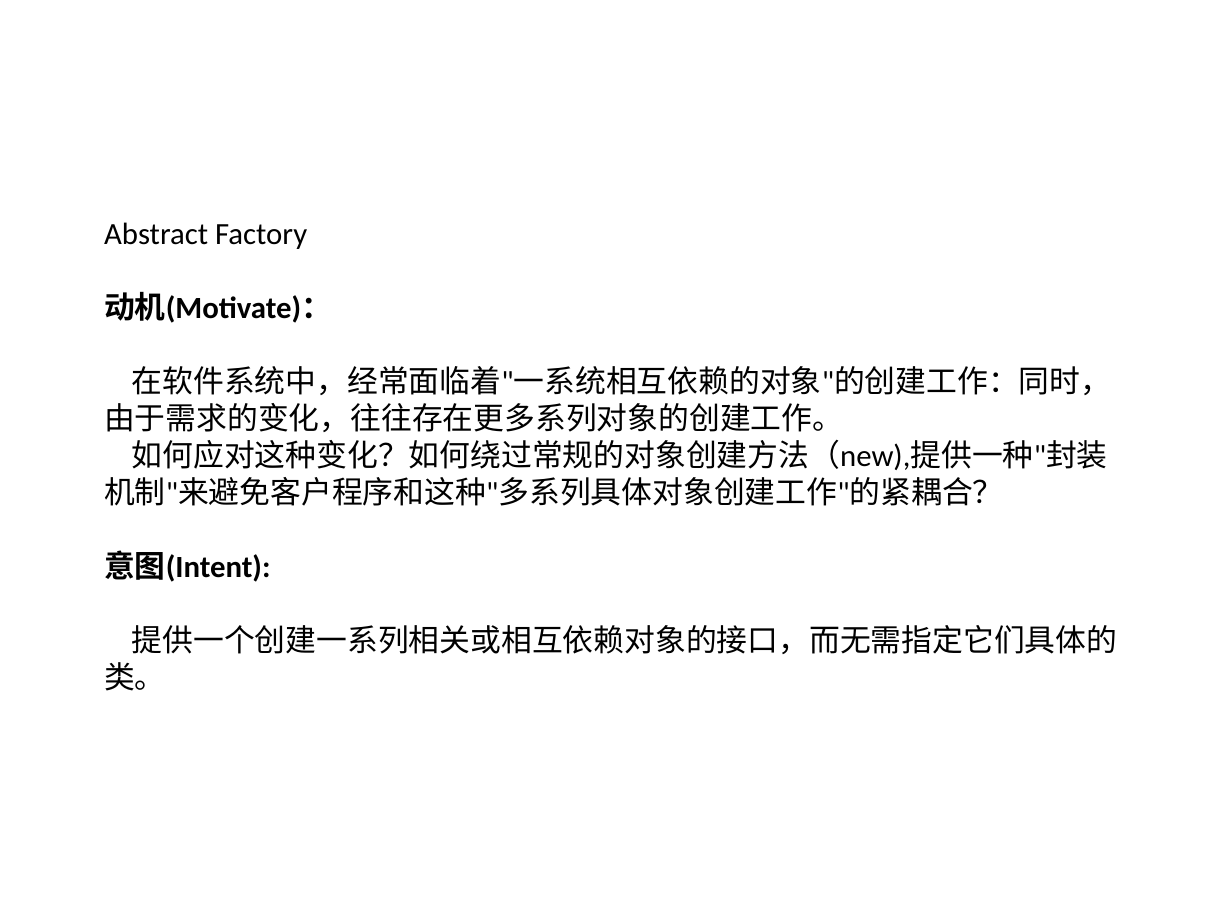
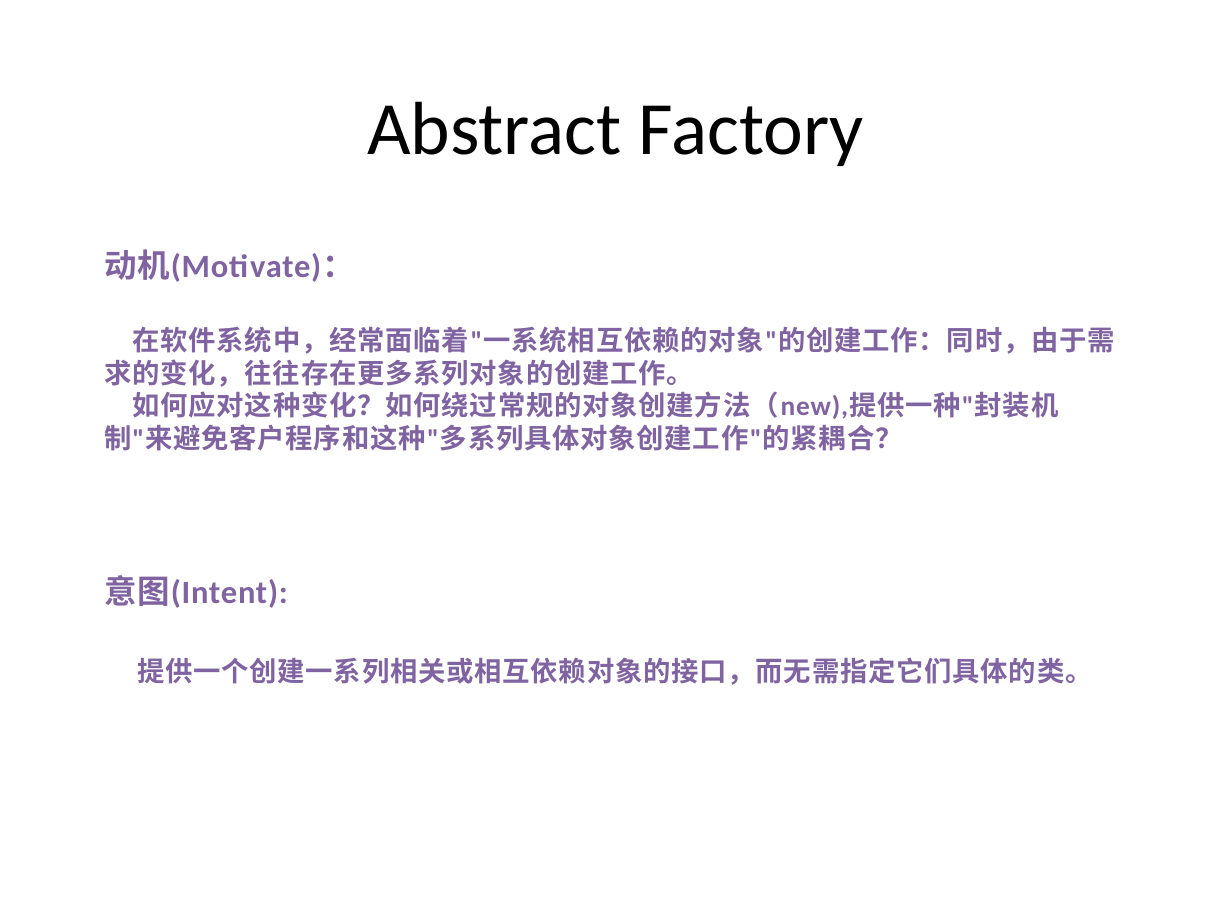
Before and after one commit to PlumpMath/DesignPattern-956, a slide deck: slide 27 of _Doc/Design Pattern (C#) - Part 1.pptx (slide 29 before the commit). Drawn at 1232x924 pixels with LibreOffice and Linux fonts; fonts in the diff are those of the drawing. Boxes give left, top, right and bottom in pixels: in the first picture for what was removed or moved away, otherwise in the second. Text is boxed around its words. In the diff, an @@ line names an element or a change of style, - is before the commit and + after.

Commit message:
Updated PPT.

```diff
--- a/_Doc/Design Pattern (C#) - Part 1.pptx
+++ b/_Doc/Design Pattern (C#) - Part 1.pptx
@@ text added at (x1=367, y1=101, x2=864, y2=166), 44 pt, text #000000 @@
+Abstract Factory
@@ text "动机(Motivate)：" moved from (x1=104, y1=222, x2=1118, y2=691) to (x1=104, y1=249, x2=1114, y2=685) @@
@@ text "动机(Motivate)：" at (x1=104, y1=249, x2=1114, y2=685): size 18 to 19 pt in "动机(Motivate)：", "意图(Intent):"; text colour #000000 to #8064A2, letter spacing 0 to 0.5 pt; size 18 to 16 pt, bold on in "在软件系统中，经常面临着"一系统相互依赖的对象"的创建工作：同时，由于需求的变化，往往存在更多系列对象的创建工作。", "如何应对这种变化？如何绕过常规的对象创建方法（new),提供一种"封装机制"来避免客户程序和这种"多系列具体对象创建工作 ...", "提供一个创建一系列相关或相互依赖对象的接口，而无需指定它们具体的类。" @@
@@ text at (x1=104, y1=222, x2=307, y2=249): paragraph removed @@
-Abstract Factory
```
Also in this commit, not shown: 1 other slide changed, 2 slides added.
